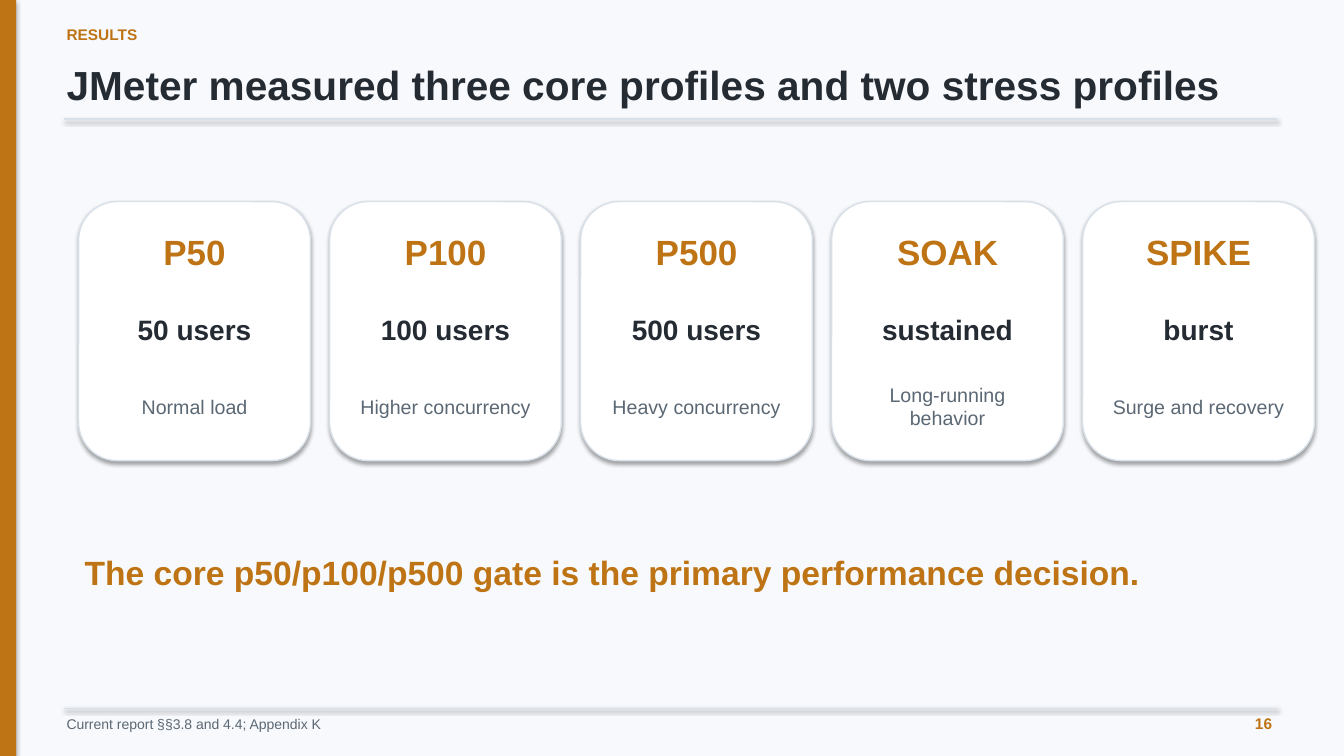
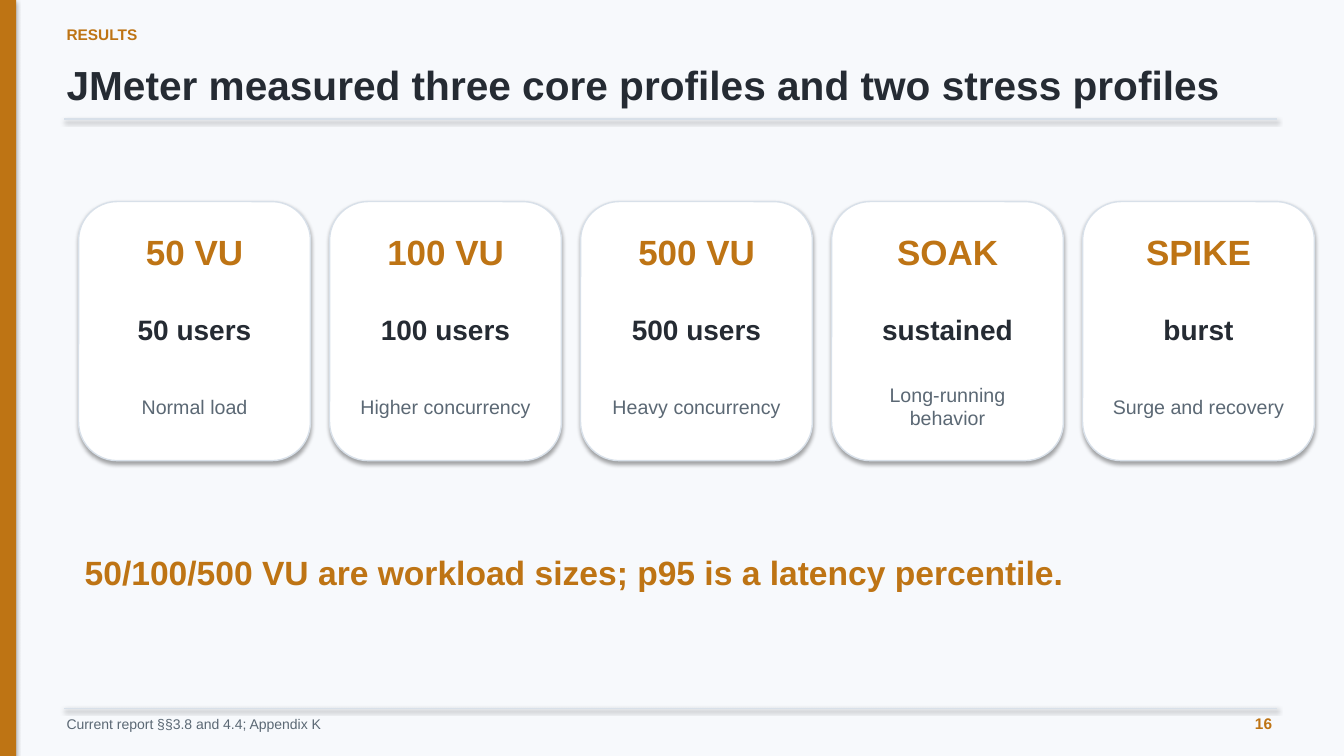
Before and after one commit to minatozaki98/financial-accounting, a slide deck: slide 16 of Document/outputs/final-defense/G6519692_Zaw_Ye_Htut_Ko_Final_Thesis_Defense.pptx. Drawn at 1344x756 pixels with LibreOffice and Linux fonts; fonts in the diff are those of the drawing. Boxes give left, top, right and bottom in pixels: in the first picture for what was removed or moved away, otherwise in the second. Text is boxed around its words. In the diff, an @@ line names an element or a change of style, - is before the commit and + after.

Commit message:
docs: distinguish JMeter virtual users from latency percentiles

```diff
--- a/Document/outputs/final-defense/G6519692_Zaw_Ye_Htut_Ko_Final_Thesis_Defense.pptx
+++ b/Document/outputs/final-defense/G6519692_Zaw_Ye_Htut_Ko_Final_Thesis_Defense.pptx
@@ text at (x1=146, y1=240, x2=244, y2=266): text changed @@
-P50
+50 VU
@@ text at (x1=387, y1=240, x2=504, y2=266): text changed @@
-P100
+100 VU
@@ text at (x1=638, y1=240, x2=755, y2=266): text changed @@
-P500
+500 VU
@@ text at (x1=85, y1=560, x2=1063, y2=592): text changed @@
-The core p50/p100/p500 gate is the primary performance decision.
+50/100/500 VU are workload sizes; p95 is a latency percentile.
```
Also in this commit, not shown: 9 other slides changed, 10 other files.
